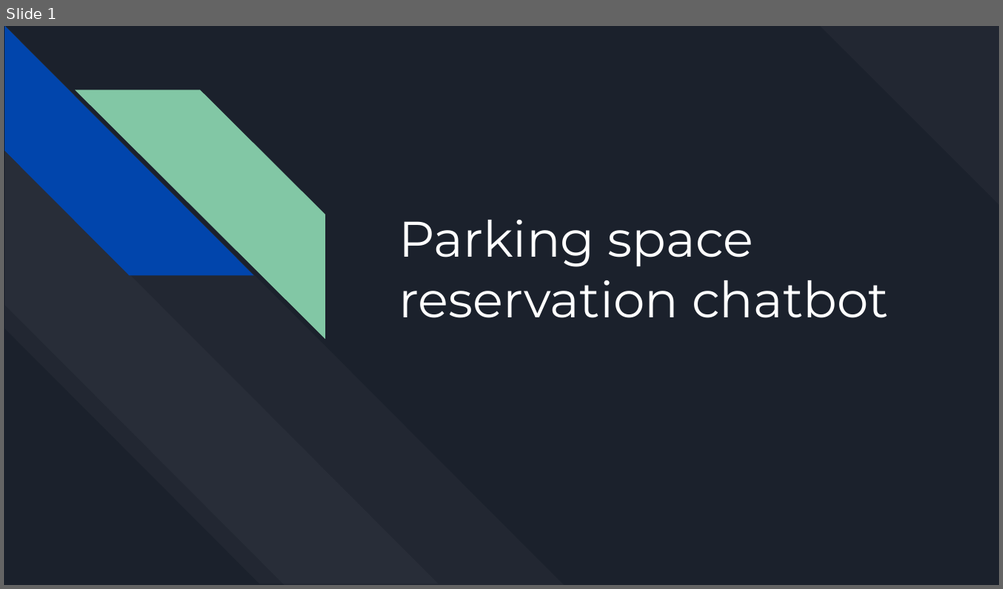
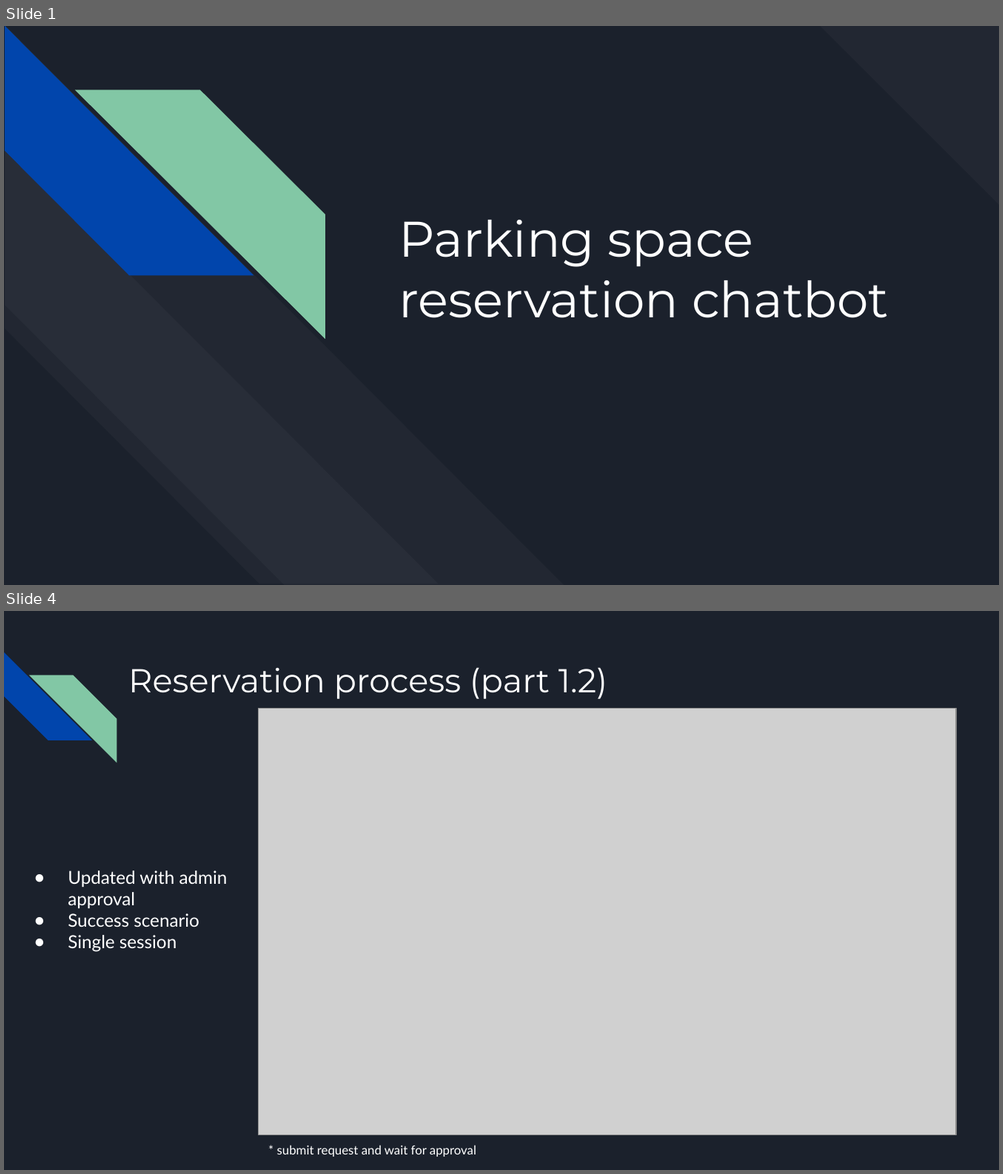
Before and after one commit to PavelKuropatin/parking-space-reservation-chatbot, a slide deck: presentation.pptx. Shown one above the other, each under a label of ours: slide 1 before the commit, slides 1 and 4 after it; the slides between them are not shown. The pictures are 1003x589 and 1003x1174 pixels, drawn with LibreOffice and Linux fonts; fonts in the diff are those of the drawing; grey boxes stand for pictures. Boxes give left, top, right and bottom in pixels: in the first picture for what was removed or moved away, otherwise in the second. Text is boxed around its words. In the diff, an @@ line names an element or a change of style, - is before the commit and + after.

```diff
--- a/presentation.pptx
+++ b/presentation.pptx
@@ slide 4 added at [4, 611, 999, 1170], background #1B212C @@
@@ diag stripe added at [4, 652, 91, 741], fill #0145AC @@
@@ diag stripe added at [29, 675, 116, 762], fill #82C7A5 @@
@@ title added at [128, 667, 607, 699], 24 pt, text #FFFFFF @@
+Reservation process (part 1.2)
@@ picture added at [259, 709, 956, 1135] @@
@@ text added at [68, 871, 227, 952], 13 pt, text #FFFFFF @@
+● Updated with admin approval
+● Success scenario
+● Single session
@@ text added at [277, 1145, 476, 1157], 9 pt, text #FFFFFF @@
+* submit request and wait for approval
```
Also in this commit, not shown: 4 slides changed, 3 other slides added, 19 other files.
